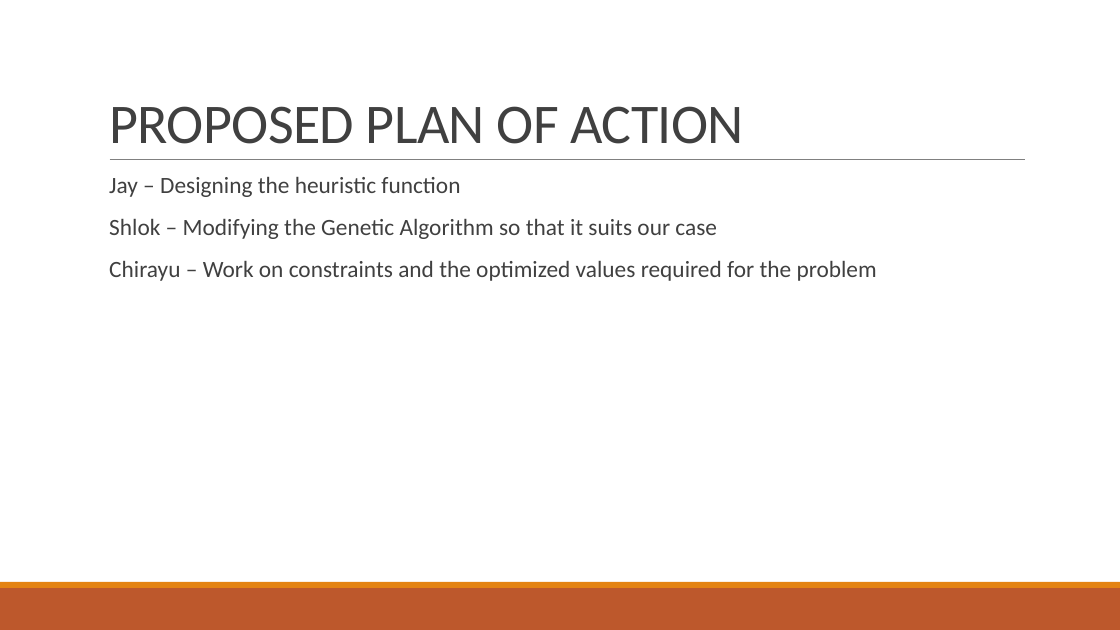
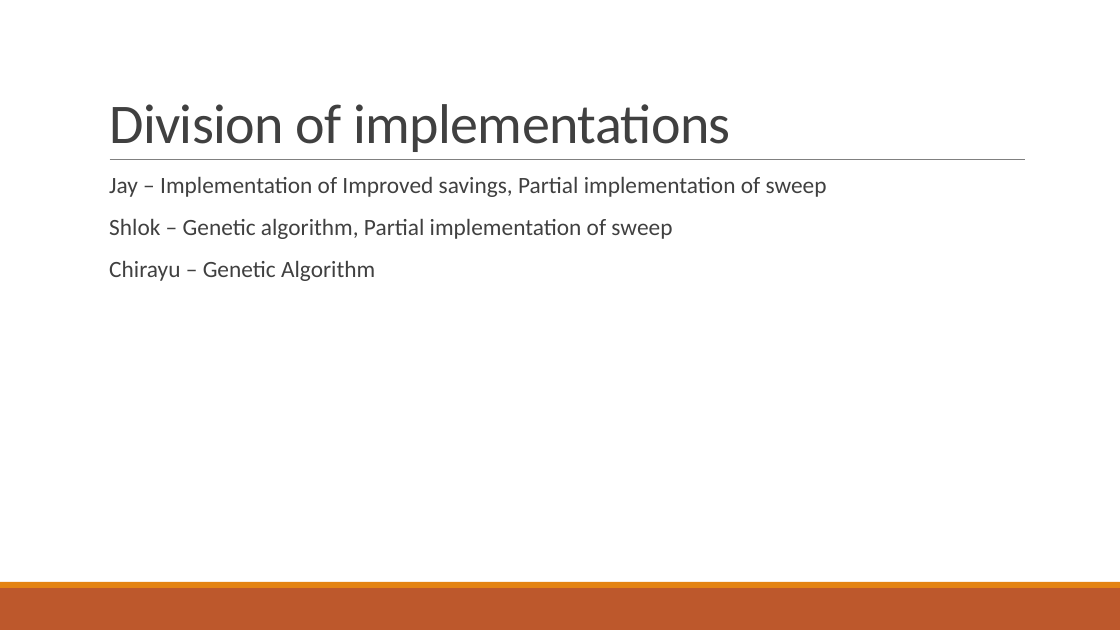
Before and after one commit to shlok57/VehicleRoutingProblem, a slide deck: slide 8 of Vehicle Routing Problem - Final.pptx. Drawn at 1120x630 pixels with LibreOffice and Linux fonts; fonts in the diff are those of the drawing. Boxes give left, top, right and bottom in pixels: in the first picture for what was removed or moved away, otherwise in the second. Text is boxed around its words. In the diff, an @@ line names an element or a change of style, - is before the commit and + after.

```diff
--- a/Vehicle Routing Problem - Final.pptx
+++ b/Vehicle Routing Problem - Final.pptx
@@ title at (109,104,731,152): text changed @@
-PROPOSED PLAN OF ACTION
+Division of implementations
@@ text at (109,177,827,281): text changed @@
-  Jay – Designing the heuristic function
-  Shlok – Modifying the Genetic Algorithm so that it suits our case
-  Chirayu – Work on constraints and the optimized values required for the problem
+  Jay – Implementation of Improved savings, Partial implementation of sweep
+  Shlok – Genetic algorithm, Partial implementation of sweep
+  Chirayu – Genetic Algorithm
```
Also in this commit, not shown: 2 other slides changed, 8 other files.
